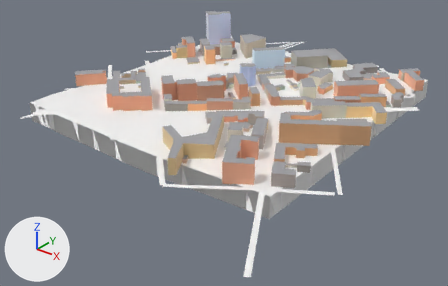
The glTF model public/tiles/1/0_-1.glb, before and after one commit.
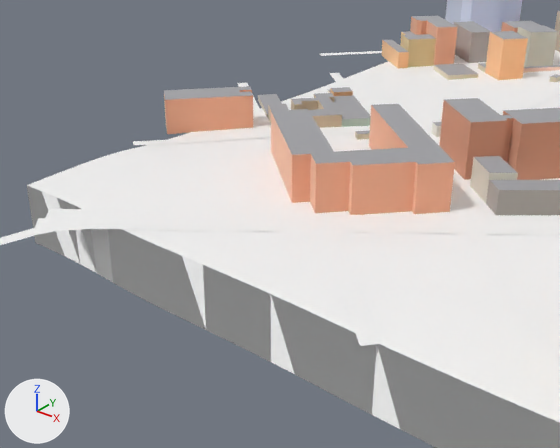
Each version appears first whole from a camera (50 mm lens) standing at (897.0, -577.0, 411.0) and looking at (282.0, 192.0, -66.0), and next in a close-up from a camera (50 mm lens) standing at (341.0, -212.0, 160.0) and looking at (104.0, 84.0, -23.0). The lights are fixed; the arrows at lower left show +X, +Y and +Z. The last two pictures show the newer version. Where no turn or scale is listed for an object, it has been applied to the vertices. Vertices at exactly the same position are counted once.

The scene before the commit, as lines of its bpy script (objects in view):
```python
me_t1_0__1 = bpy.data.meshes.new('t1_0_-1')
me_t1_0__1.from_pydata(...)  # 5238 vertices, 7357 faces; spans x -326.0..326.0, y -378.0..378.0, z -56.0..56.0
# faces by material slot: [3520, 2025, 1812]
me_t1_0__1.materials.append(mat_far_terrain)  # white #ffffff
me_t1_0__1.materials.append(mat_far_building)
me_t1_0__1.materials.append(mat_far_road)  # white #ffffff
ob_t1_0__1 = bpy.data.objects.new('t1_0_-1', me_t1_0__1)
ob_t1_0__1.location = (263.4, 226.9, 14.3)
```
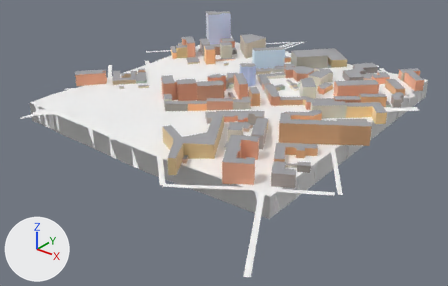
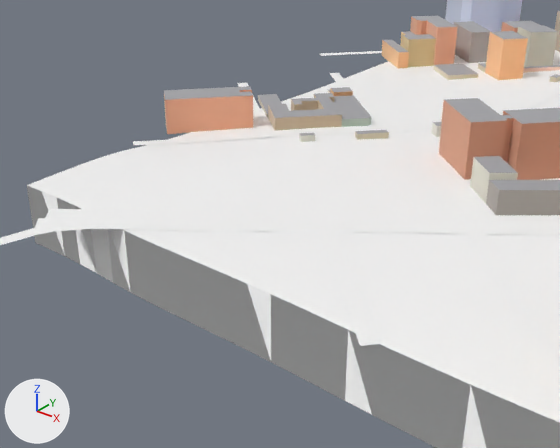
Changed parts and their boxes (x1, y1, x2, y2) in the close-ups (560 x 448 px; the box of a moved part takes in the faces that stretch with it):
```json
{"part": 1, "of": "me_t1_0__1", "change": "deleted", "before": [271, 104, 455, 215]}
{"part": 2, "of": "me_t1_0__1", "change": "moved or reshaped", "before": [57, 200, 486, 448], "after": [57, 200, 486, 448]}
```

Edits to the scene script, one JSON object a line:
```json
{"block": "me_t1_0__1", "where": "# used by ob_t1_0__1; location = (263.4, 226.9, 14.3)"}
{"op": "remove", "block": "me_t1_0__1", "code": "me_t1_0__1.from_pydata(...)  # 5238 vertices, 7357 faces; spans x -326.0..326.0, y -378.0..378.0, z -56.0..56.0"}
{"op": "add", "block": "me_t1_0__1", "code": "me_t1_0__1.from_pydata(...)  # 5210 vertices, 7317 faces; spans x -326.0..326.0, y -378.0..378.0, z -56.0..56.0"}
{"block": "me_t1_0__1", "change": "me_t1_0__1 part 1: the loose piece of 28 vertices spanning x -196.0..-75.0, y -157.0..-48.0, z -17.0..10.0 is deleted"}
{"block": "me_t1_0__1", "change": "me_t1_0__1 part 2"}
{"block": "me_t1_0__1", "change": "15 faces are deleted"}
{"block": "me_t1_0__1", "change": "15 new faces join them, mat_far_terrain (white #ffffff)"}
{"block": "me_t1_0__1", "change": "other edits to the shape of me_t1_0__1 do not show in these pictures"}
```
